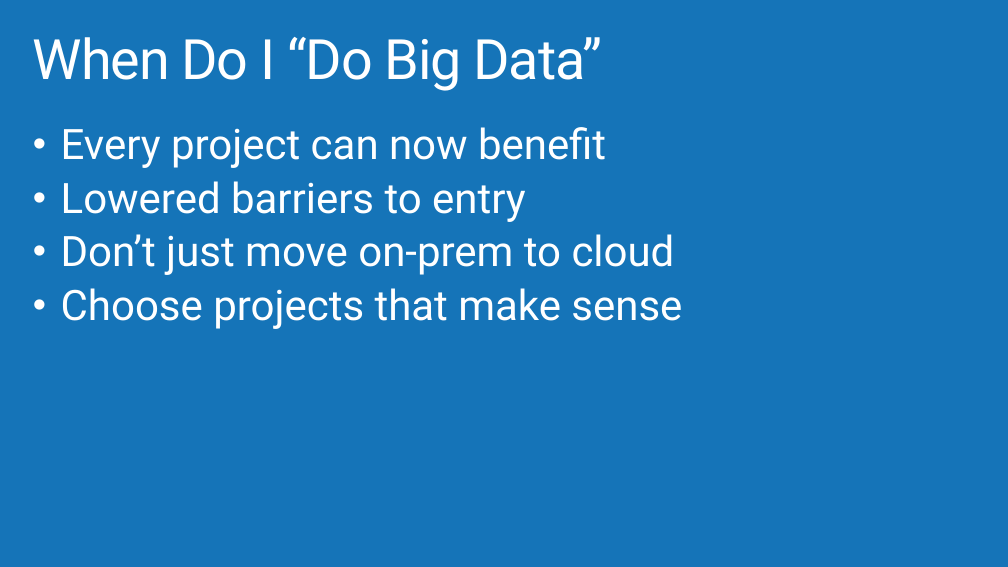
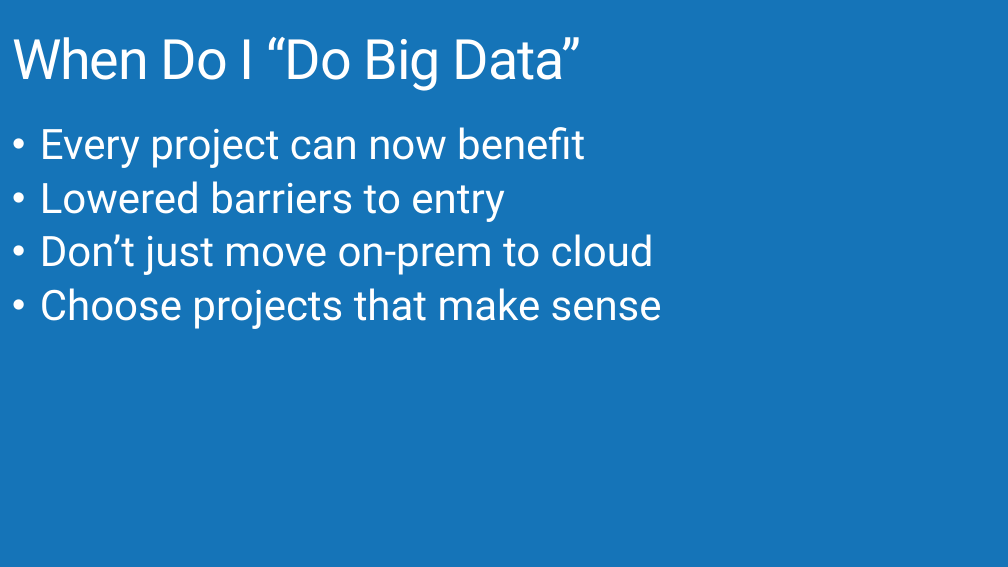
Before and after one commit to AzureCAT-GSI/Big-Data, a slide deck: slide 9 of Architecting Big Data Solutions.pptx. Drawn at 1008x567 pixels with LibreOffice and Linux fonts; fonts in the diff are those of the drawing; background and template pictures are left out. Boxes give left, top, right and bottom in pixels: in the first picture for what was removed or moved away, otherwise in the second. Text is boxed around its words. In the diff, an @@ line names an element or a change of style, - is before the commit and + after.

```diff
--- a/Architecting Big Data Solutions.pptx
+++ b/Architecting Big Data Solutions.pptx
@@ title "When Do I “Do Big ...": place and size @@
-title "When Do I “Do Big ..." at <box>33,37,603,91</box>
+title "When Do I “Do Big ..." at <box>12,37,582,91</box>
@@ text "Every project can now benefit": place and size @@
-text "Every project can now benefit" at <box>61,127,682,329</box>
+text "Every project can now benefit" at <box>40,127,662,329</box>
```
Also in this commit, not shown: 11 other slides changed, 4 slides added, 6 slides removed.
